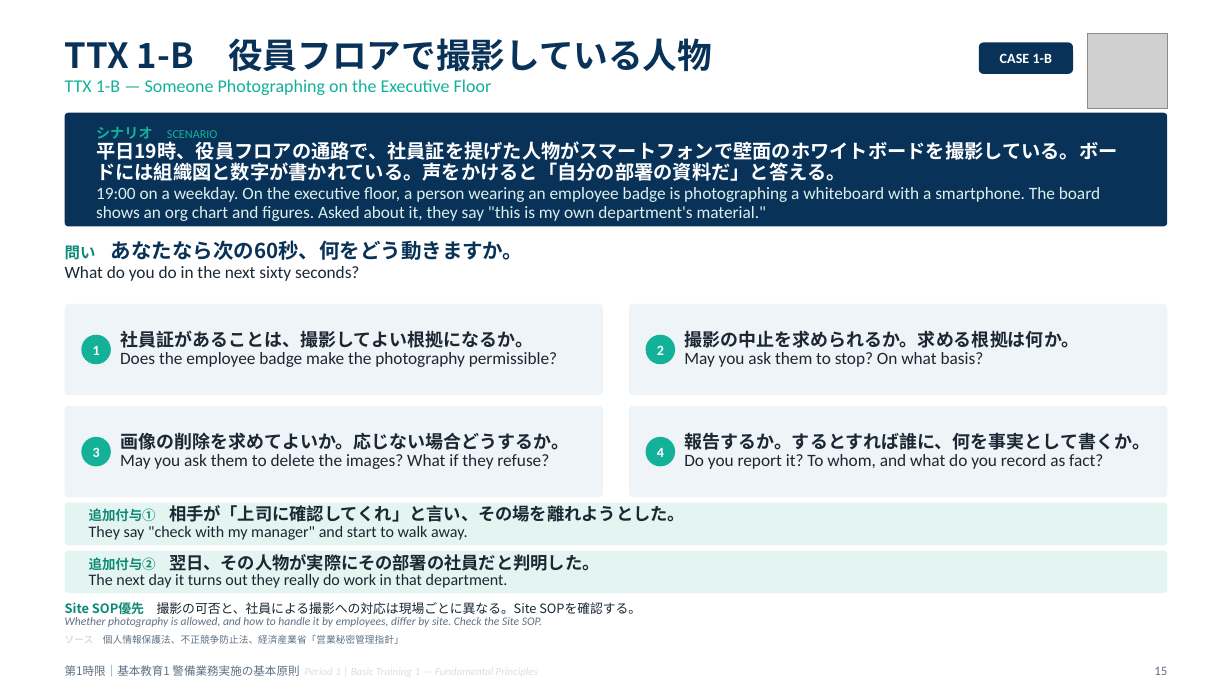
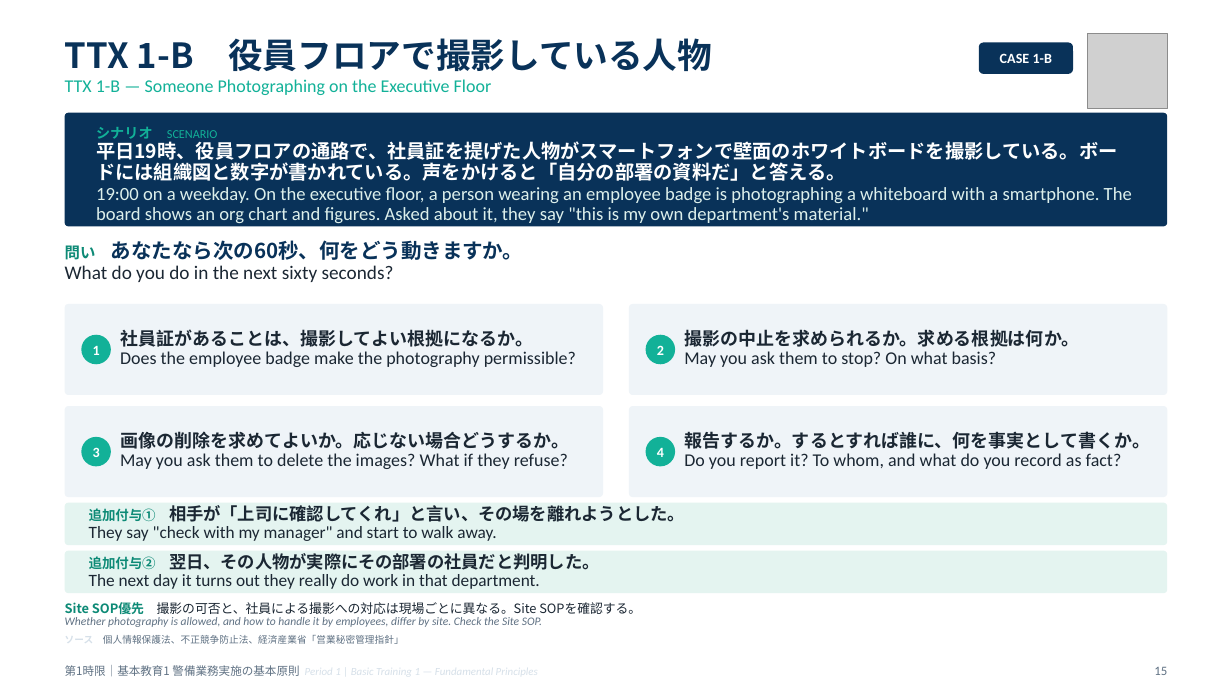
Before and after one commit to hrsmhiroshi-cpu/Training-, a slide deck: slide 15 of decks/01_1限_基本原則.pptx. Drawn at 1232x693 pixels with LibreOffice and Linux fonts; fonts in the diff are those of the drawing; grey boxes stand for pictures. Boxes give left, top, right and bottom in pixels: in the first picture for what was removed or moved away, otherwise in the second. Text is boxed around its words. In the diff, an @@ line names an element or a change of style, - is before the commit and + after.

```diff
--- a/decks/01_1限_基本原則.pptx
+++ b/decks/01_1限_基本原則.pptx
@@ text at bbox=[96, 187, 1132, 223]: size 13.5 to 14.5 pt in "19:00 on a weekday. On the executive ..." @@
@@ text at bbox=[65, 265, 394, 282]: size 13.5 to 15 pt in "What do you do in the next ..." @@
@@ text at bbox=[120, 351, 576, 367]: size 13.5 to 14 pt in "Does the employee badge make the photography ..." @@
@@ text at bbox=[684, 351, 997, 367]: size 13.5 to 14 pt in "May you ask them to stop? On ..." @@
@@ text at bbox=[120, 453, 568, 469]: size 13.5 to 14 pt in "May you ask them to delete the ..." @@
@@ text at bbox=[684, 453, 1122, 469]: size 13.5 to 14 pt in "Do you report it? To whom, and ..." @@
@@ text at bbox=[89, 526, 496, 541]: size 12.5 to 13.5 pt in "They say "check with my manager" and ..." @@
@@ text at bbox=[89, 574, 540, 589]: size 12.5 to 13.5 pt in "The next day it turns out they ..." @@
```
Also in this commit, not shown: 14 other slides changed, 17 other files.
